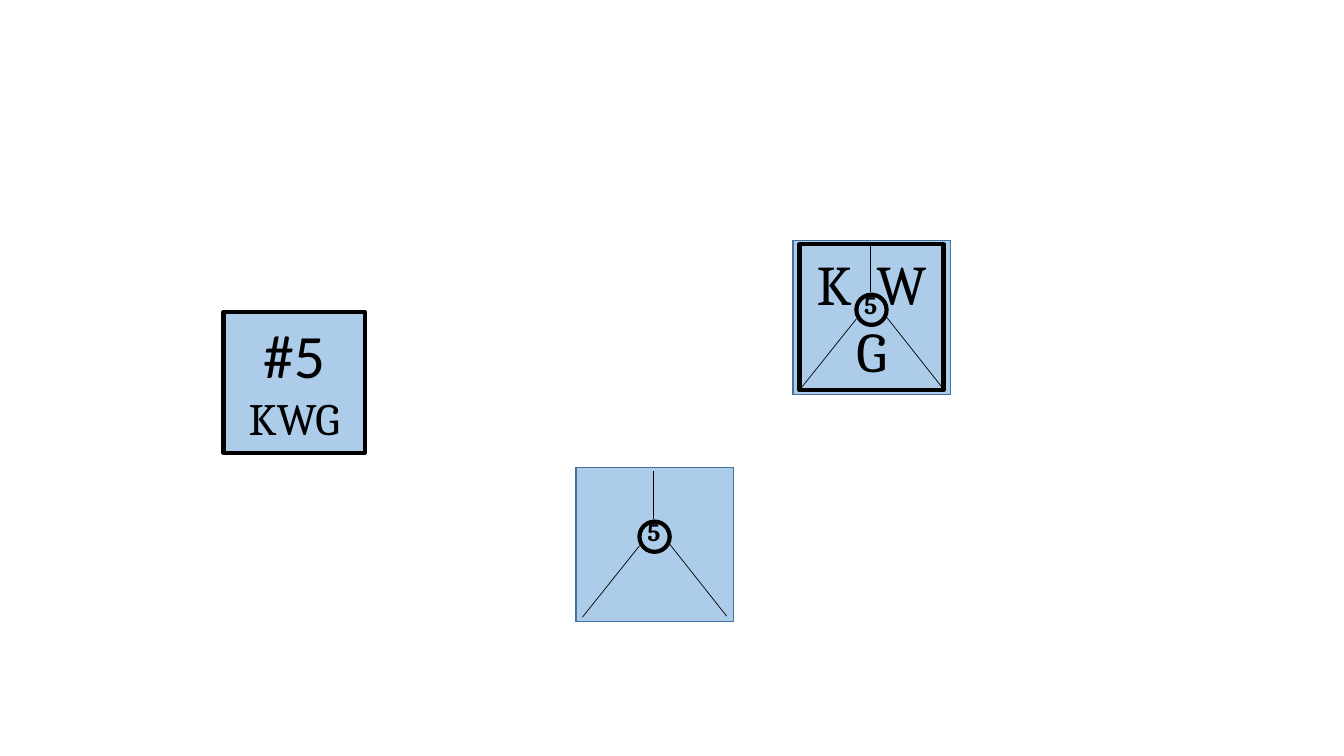
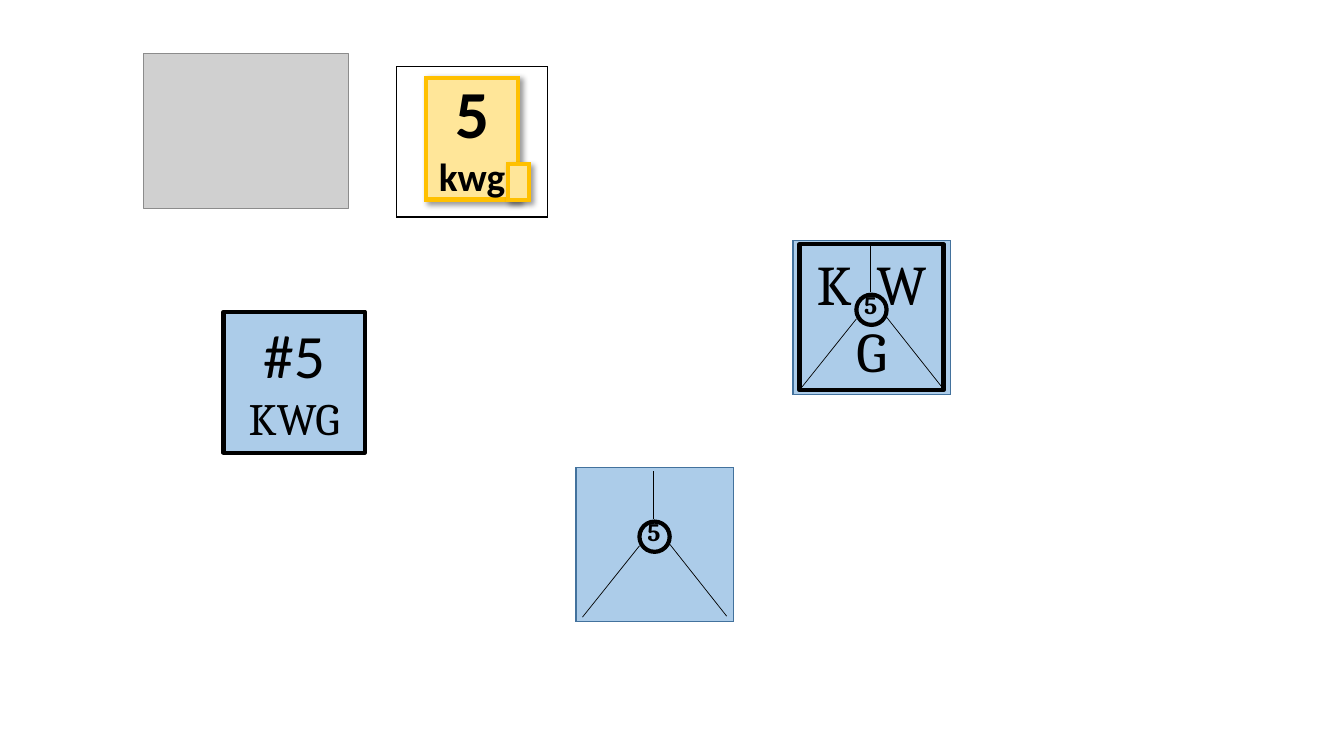
Before and after one commit to kwgao5/kwgao5.github.io, a slide deck: slide 1 of logo.pptx. Drawn at 1344x756 pixels with LibreOffice and Linux fonts; fonts in the diff are those of the drawing; grey boxes stand for pictures. Boxes give left, top, right and bottom in pixels: in the first picture for what was removed or moved away, otherwise in the second. Text is boxed around its words. In the diff, an @@ line names an element or a change of style, - is before the commit and + after.

```diff
--- a/logo.pptx
+++ b/logo.pptx
@@ picture added at [143, 53, 348, 208] @@
@@ rectangle added at [396, 67, 547, 218], outline #000000 1 pt @@
@@ rectangle added at [426, 78, 518, 200], fill #FFE699, outline #FFC000 3 pt @@
@@ text added at [439, 94, 505, 201], 28 pt, text #000000, bold @@
+5
+kwg
@@ rectangle added at [508, 164, 528, 200], fill #FFE699, outline #FFC000 3 pt @@
```
